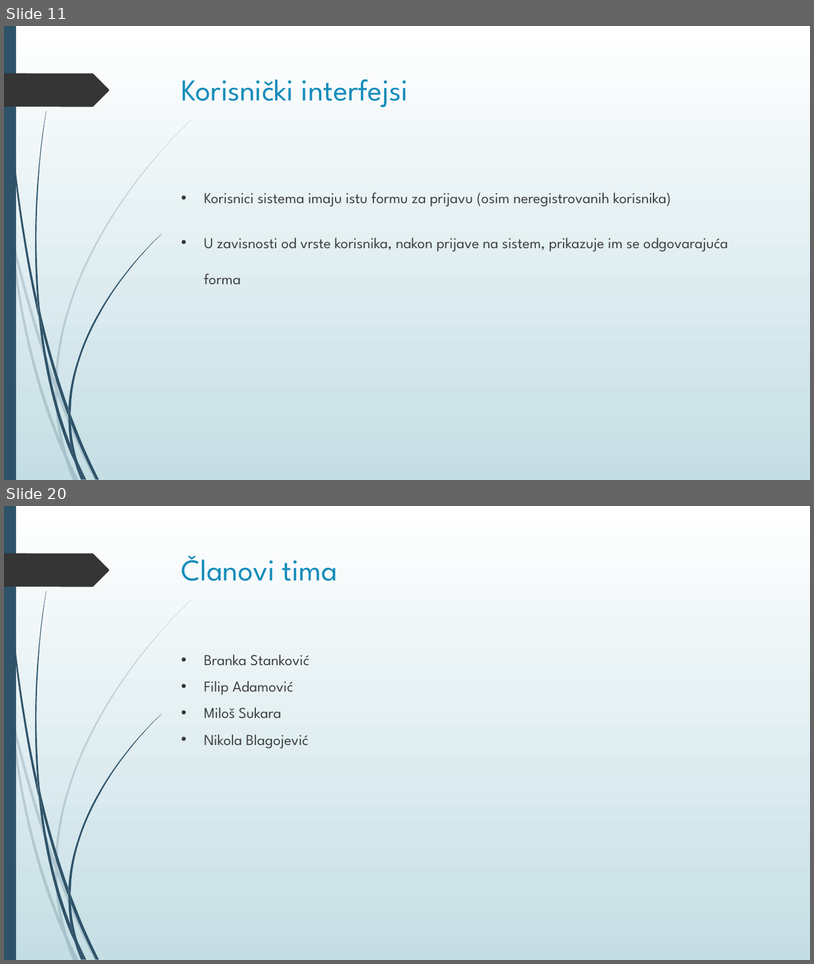
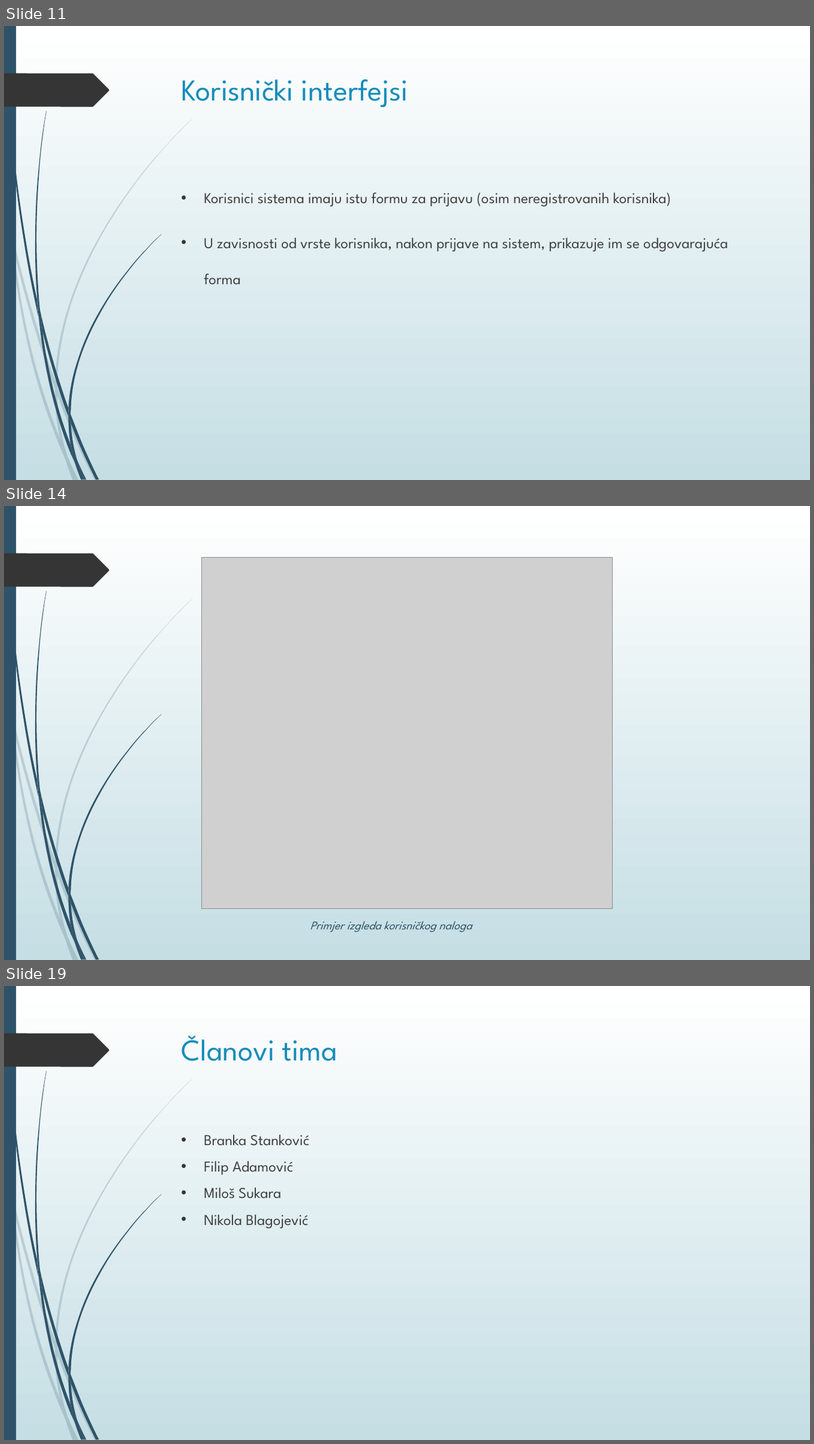
Before and after one commit to BNikola/ticketeer_old, a slide deck: Ticketeer.pptx. Shown one above the other, each under a label of ours: slides 11 and 20 before the commit, slides 11, 14 and 19 after it; the slides between them are not shown. The pictures are 814x964 and 814x1444 pixels, drawn with LibreOffice and Linux fonts; fonts in the diff are those of the drawing; grey boxes stand for pictures. Boxes give left, top, right and bottom in pixels: in the first picture for what was removed or moved away, otherwise in the second. Text is boxed around its words. In the diff, an @@ line names an element or a change of style, - is before the commit and + after.

```diff
--- a/Ticketeer.pptx
+++ b/Ticketeer.pptx
@@ slide 14 added at (4, 506, 810, 960), background gradient #FFFFFF to #C5DEE5; not listed: 24 template elements that a slide beside it also shows @@
@@ picture added at (202, 557, 613, 908) @@
@@ text added at (310, 921, 472, 932), 14 pt, text #2E5369, italic @@
+Primjer izgleda korisničkog naloga
@@ what was slide 20 is now slide 19 @@
```
Also in this commit, not shown: 6 slides changed, 2 other slides added, 4 slides removed, 22 other files.
